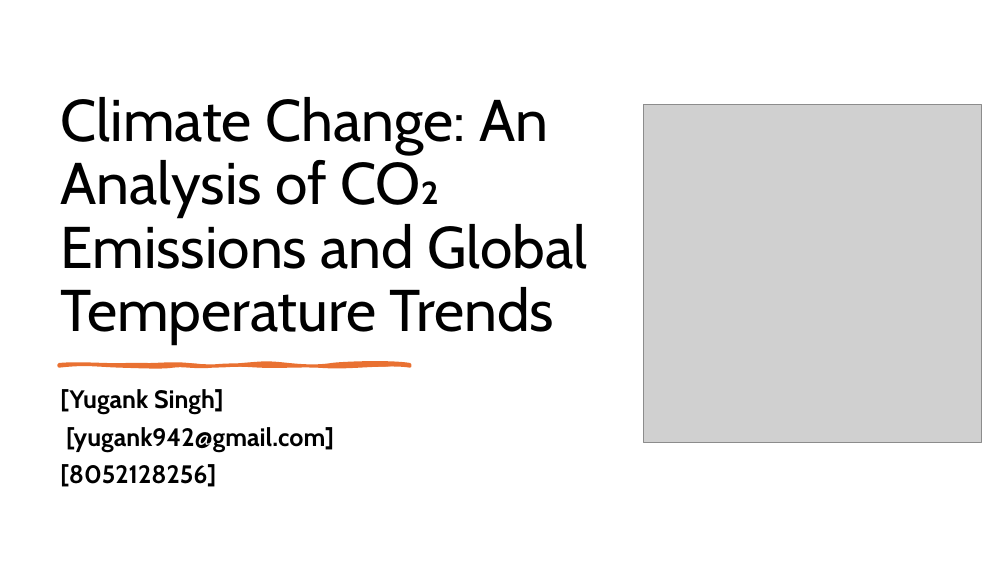
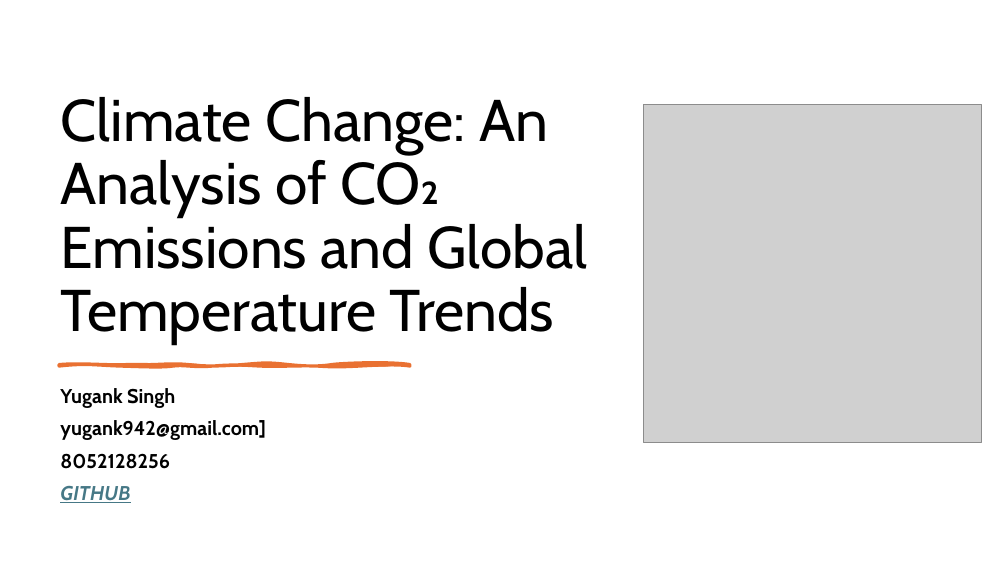
Before and after one commit to yugankXsingh/Climate-Change-Dashboard-Project, a slide deck: slide 1 of PROJECT REPORT/Climate Change.pptx. Drawn at 1008x567 pixels with LibreOffice and Linux fonts; fonts in the diff are those of the drawing; grey boxes stand for pictures. Boxes give left, top, right and bottom in pixels: in the first picture for what was removed or moved away, otherwise in the second. Text is boxed around its words. In the diff, an @@ line names an element or a change of style, - is before the commit and + after.

```diff
--- a/PROJECT REPORT/Climate Change.pptx
+++ b/PROJECT REPORT/Climate Change.pptx
@@ subtitle at (60,388,265,503): text changed; size 24 to 19 pt @@
-[Yugank Singh]
-[yugank942@gmail.com]
-[8052128256]
+Yugank Singh
+yugank942@gmail.com]
+8052128256
+GITHUB
```
Also in this commit, not shown: 3 other slides changed, 1 slide removed, 1 other file.
